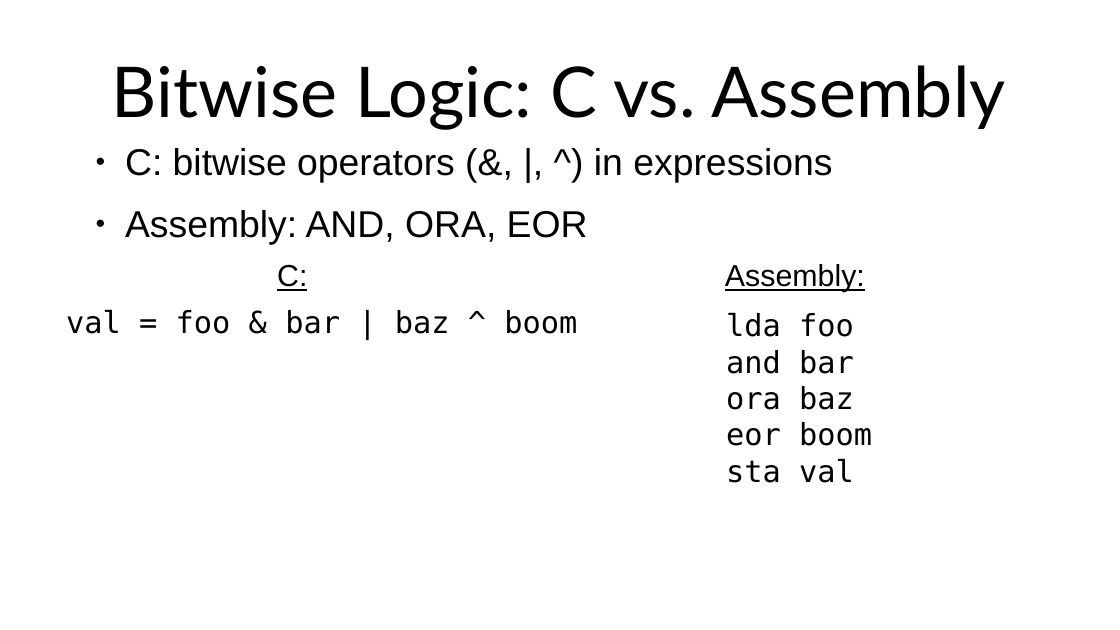
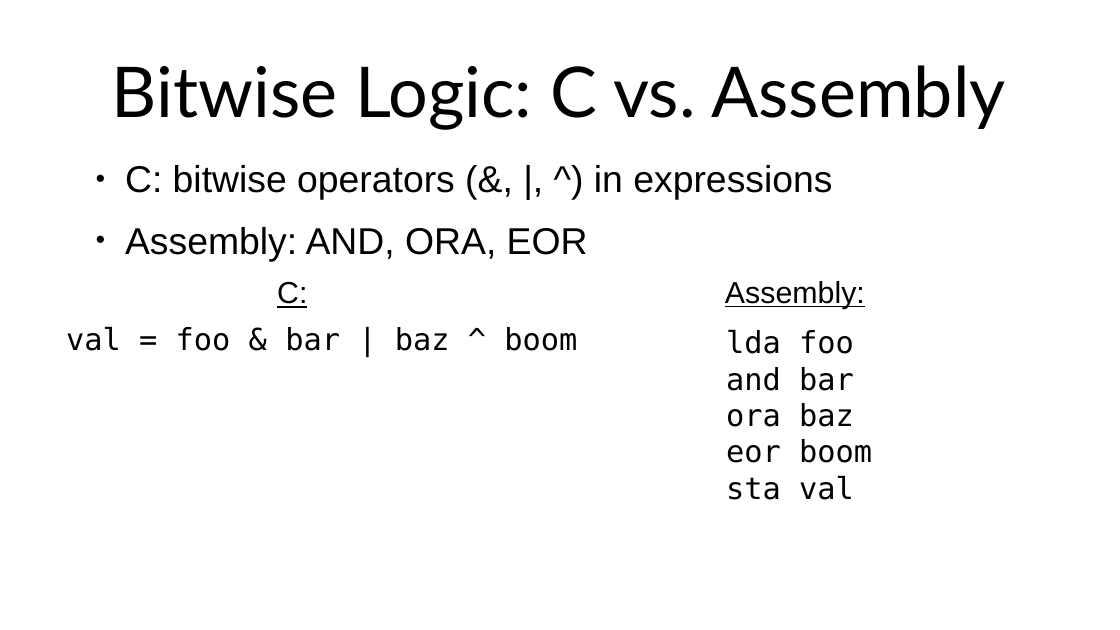
Before and after one commit to SlithyMatt/x16-assembly-tutorial, a slide deck: slide 12 of Lesson4/Lesson4.odp. Drawn at 1120x630 pixels with LibreOffice and Linux fonts; fonts in the diff are those of the drawing. Boxes give left, top, right and bottom in pixels: in the first picture for what was removed or moved away, otherwise in the second. Text is boxed around its words. In the diff, an @@ line names an element or a change of style, - is before the commit and + after.

Commit message:
Final lesson 4 slides

```diff
--- a/Lesson4/Lesson4.odp
+++ b/Lesson4/Lesson4.odp
@@ 4 texts: place and size @@
-4 texts at box(66, 148, 865, 334)
+4 texts at box(66, 165, 865, 351)
@@ text "lda foo": place and size @@
-text "lda foo" at box(726, 312, 872, 483)
+text "lda foo" at box(726, 329, 872, 500)
```
Also in this commit, not shown: 1 other file.
